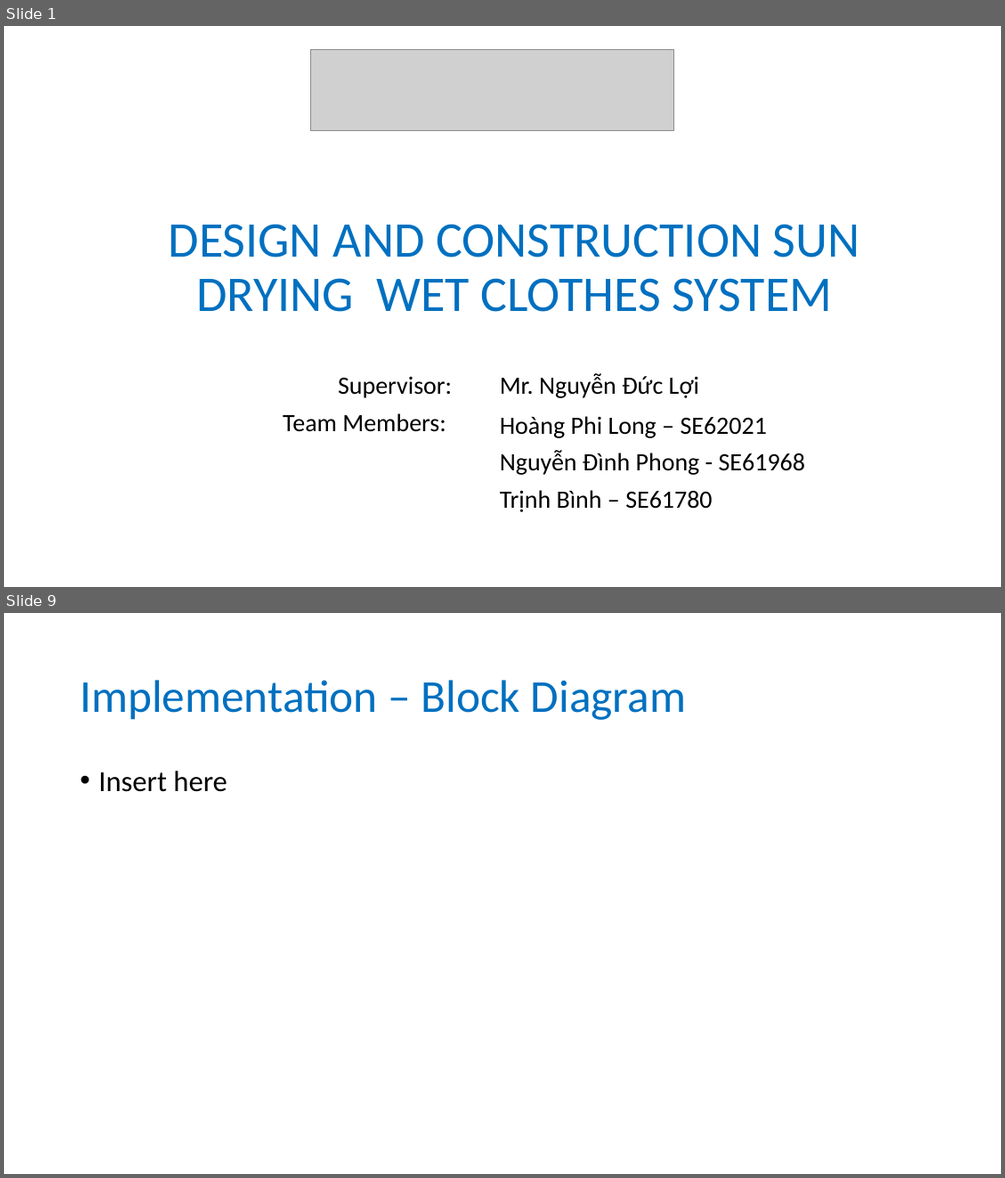
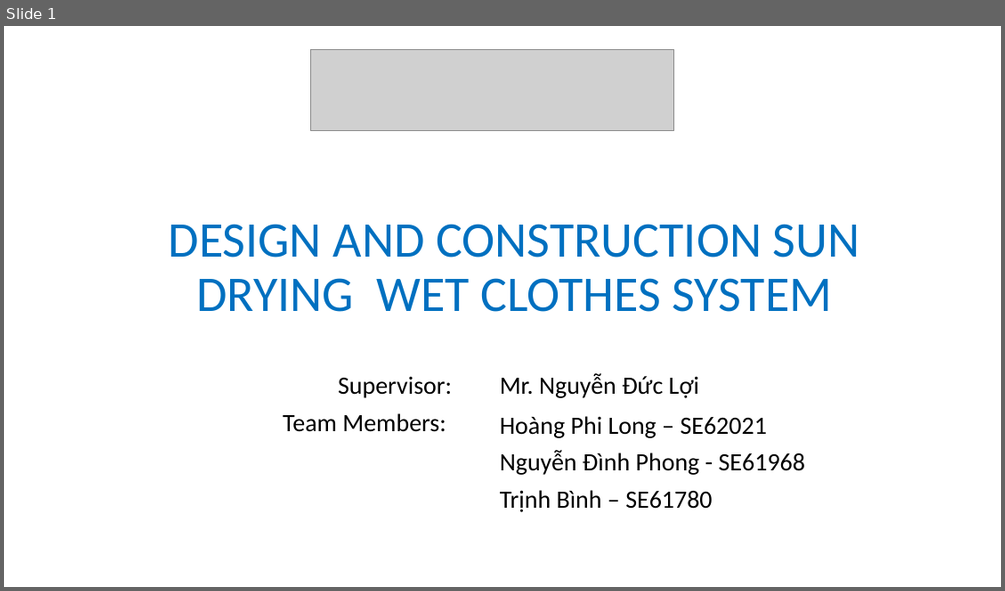
Before and after one commit to longhoang0304/DCDCS_Documentation, a slide deck: Final-Presentation.pptx. Shown one above the other, each under a label of ours: slides 1 and 9 before the commit, slide 1 after it; the slides between them are not shown. The pictures are 1005x1178 and 1005x591 pixels, drawn with LibreOffice and Linux fonts; fonts in the diff are those of the drawing; grey boxes stand for pictures. Boxes give left, top, right and bottom in pixels: in the first picture for what was removed or moved away, otherwise in the second. Text is boxed around its words. In the diff, an @@ line names an element or a change of style, - is before the commit and + after.

```diff
--- a/Final-Presentation.pptx
+++ b/Final-Presentation.pptx
@@ slide 9 removed at [4, 613, 1001, 1174], background #FFFFFF @@
@@ title removed at [80, 680, 687, 720] @@
-Implementation – Block Diagram
@@ text removed at [98, 771, 227, 792] @@
-• Insert here
```
Also in this commit, not shown: 5 slides changed, 31 slides added, 8 other slides removed, 2 other files.
